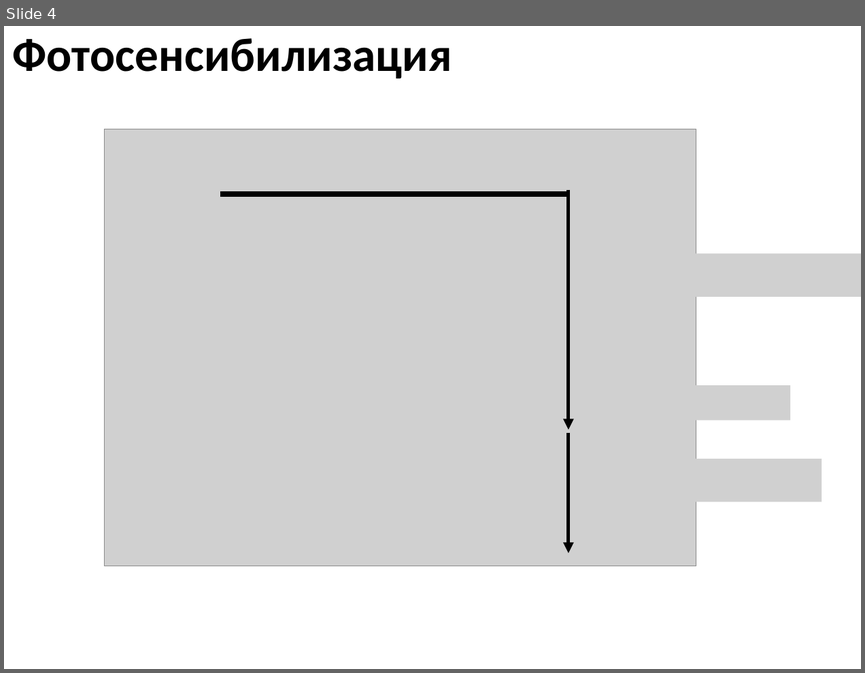
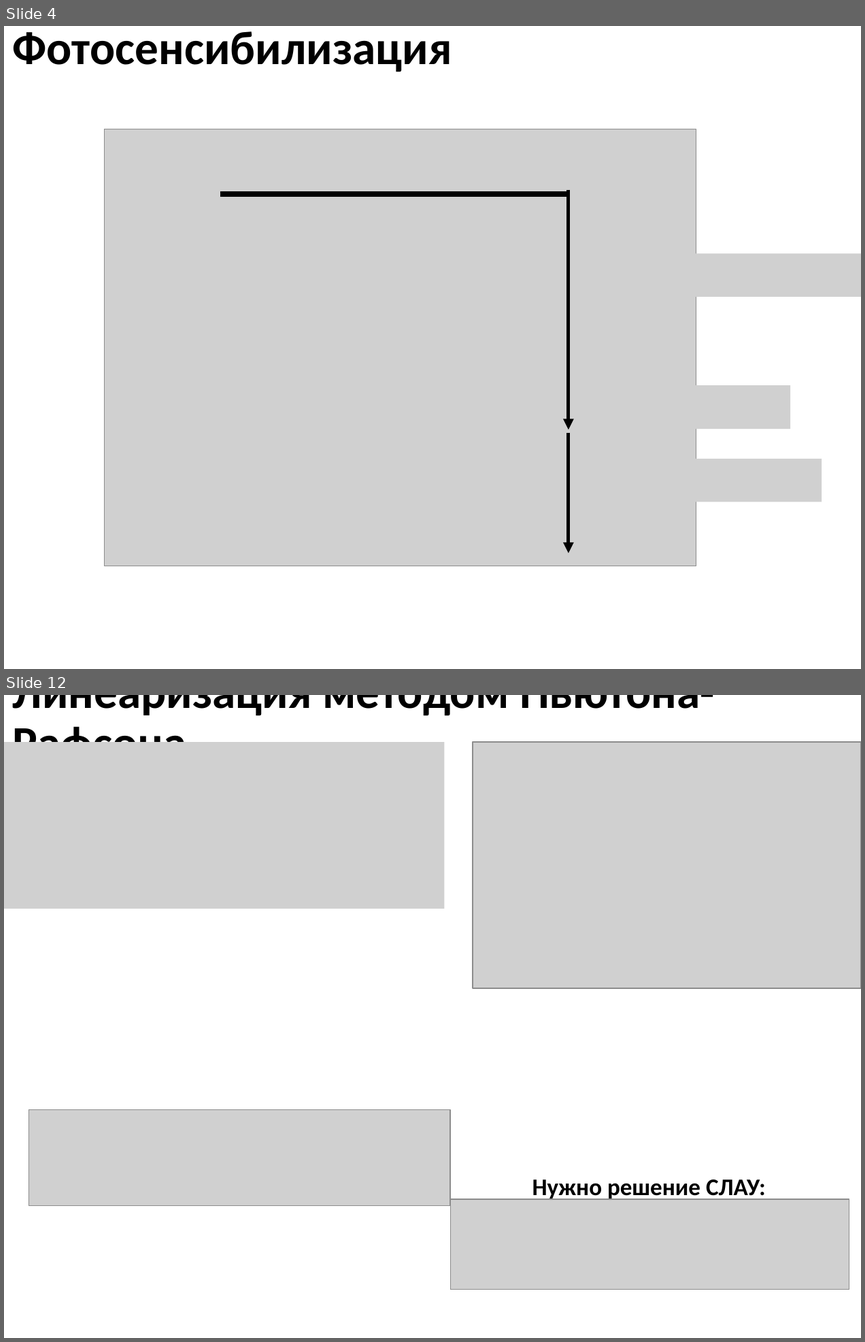
Before and after one commit to EnglishBeach/Course-work, a slide deck: Презентация.pptx. Shown one above the other, each under a label of ours: slide 4 before the commit, slides 4 and 12 after it; the slides between them are not shown. The pictures are 865x673 and 865x1342 pixels, drawn with LibreOffice and Linux fonts; fonts in the diff are those of the drawing; grey boxes stand for pictures. Boxes give left, top, right and bottom in pixels: in the first picture for what was removed or moved away, otherwise in the second. Text is boxed around its words. In the diff, an @@ line names an element or a change of style, - is before the commit and + after.

```diff
--- a/Презентация.pptx
+++ b/Презентация.pptx
@@ slide 12 added at box(4, 695, 861, 1338), background #FFFFFF @@
@@ title added at box(13, 695, 715, 742), 39.6 pt, text #000000, bold @@
+Линеаризация методом Ньютона-Рафсона
@@ picture added at box(4, 742, 445, 909) @@
@@ picture added at box(473, 742, 861, 988) @@
@@ picture added at box(29, 1110, 450, 1205) @@
@@ text added at box(532, 1179, 766, 1201), 20 pt, text #000000, bold @@
+Нужно решение СЛАУ:
@@ picture added at box(450, 1199, 849, 1289) @@
@@ slide 4 changed as well @@
@@ title "Фотосенсибилизация": place and size @@
-title "Фотосенсибилизация" at box(13, 38, 452, 79)
+title "Фотосенсибилизация" at box(13, 31, 452, 72)
@@ picture: place and size @@
-picture at box(647, 385, 791, 420)
+picture at box(647, 385, 791, 429)
```
Also in this commit, not shown: 2 other slides changed, 12 other slides added, 3 slides removed, 4 other files.
